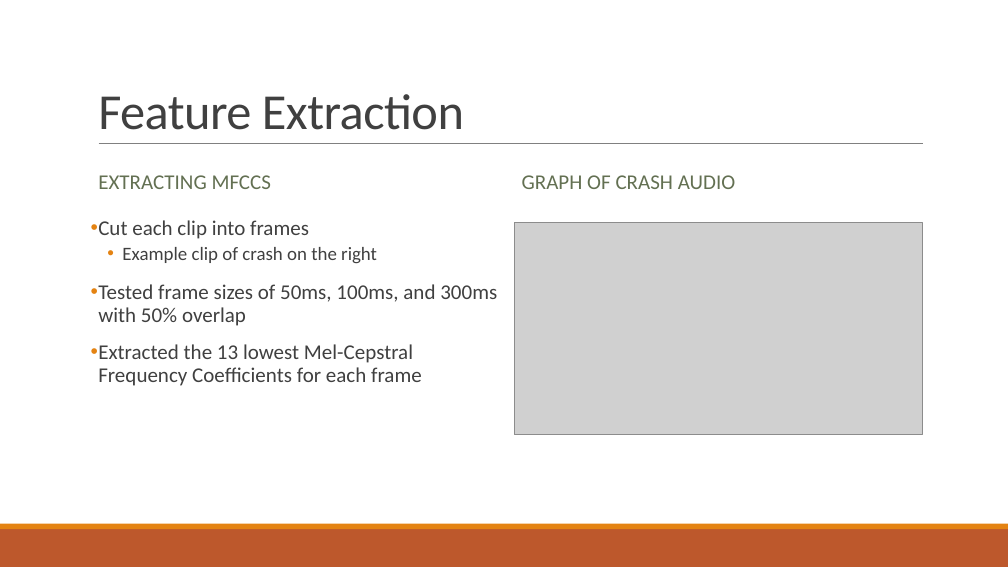
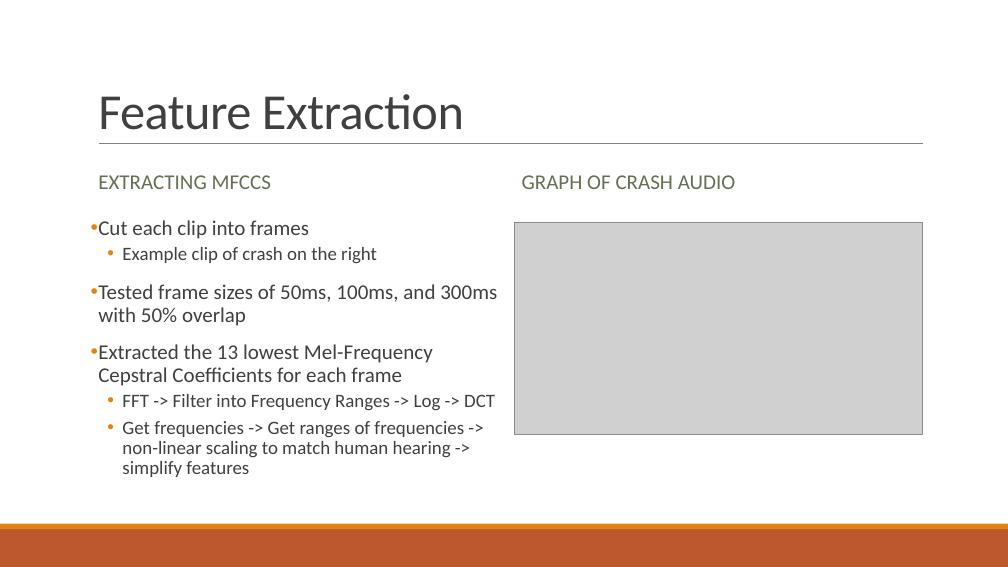
Before and after one commit to crabtreej/CrashAudioClassifier, a slide deck: slide 4 of AI_2_Presentation.pptx. Drawn at 1008x567 pixels with LibreOffice and Linux fonts; fonts in the diff are those of the drawing; grey boxes stand for pictures. Boxes give left, top, right and bottom in pixels: in the first picture for what was removed or moved away, otherwise in the second. Text is boxed around its words. In the diff, an @@ line names an element or a change of style, - is before the commit and + after.

Commit message:
Added some more info about MFCCs

```diff
--- a/AI_2_Presentation.pptx
+++ b/AI_2_Presentation.pptx
@@ text at bbox=[98, 344, 495, 477]: text changed; size 20 to 18 pt @@
-• Extracted the 13 lowest Mel-Cepstral Frequency Coefficients for each frame
+• Extracted the 13 lowest Mel-Frequency Cepstral Coefficients for each frame
+  • FFT -> Filter into Frequency Ranges -> Log -> DCT
+  • Get frequencies -> Get ranges of frequencies -> non-linear scaling to match human hearing -> simplify features
```
